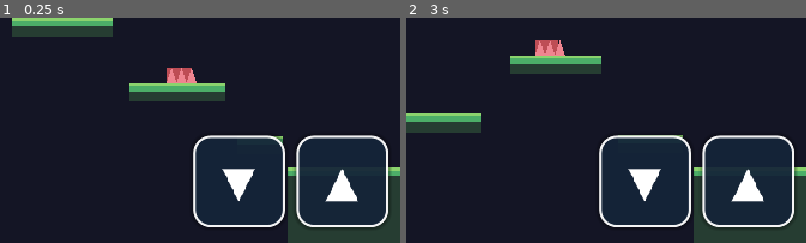
Above: before the commit, frames 1-2 (left to right).
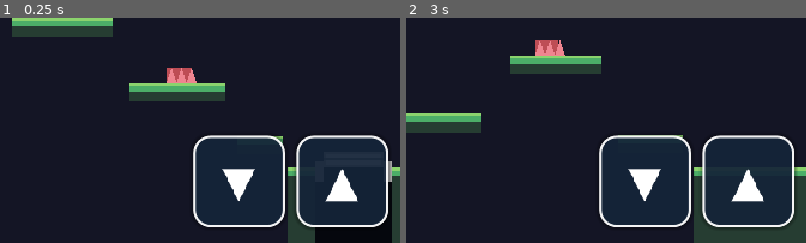
Above: after the commit, the same moments.

Repository: eldinhamzic/ragebox
Game: Godot game, scene res://scenes/blocks/block05/Level06.tscn
The game is run twice, just before and just after one commit, with the same random seed, the same clock (stepped at 60 frames per second) and the same inputs. This scene is started directly instead of the project's main scene.
Inputs:
- Up to frame 1 (0.25 s): no input
- Up to frame 2 (3 s): click "RESTART" at 0.5 s; click "RESTART" at 1.25 s; click "RESTART" at 2 s; click "← PREV" at 2.75 s
The pictures show only the part of the screen within x 50-100%, y 50-100%; the shares and areas given below are measured in that part.

The runs differ from the first frame. In frame 1, 1.7% of the frame differs, in the area x 78-98%, y 63-100%; in frame 2, nothing differs.

Commit message:
feat: add final lift to block 5

Diff:
--- a/games/troll-run/scenes/blocks/block05/Level06.tscn
+++ b/games/troll-run/scenes/blocks/block05/Level06.tscn
@@ -1,7 +1,9 @@
-[gd_scene load_steps=3 format=3]
+[gd_scene load_steps=4 format=3]
 
 [ext_resource type="Script" path="res://scripts/blocks/extra_levels.gd" id="1"]
 [ext_resource type="PackedScene" path="res://scenes/player/Player.tscn" id="2"]
+
+[ext_resource type="PackedScene" path="res://scenes/props/IndoorLift.tscn" id="3"]
 
 [node name="Level06" type="Node2D"]
 script = ExtResource("1")
@@ -11,3 +13,7 @@
 
 [node name="Player" parent="." instance=ExtResource("2")]
 position = Vector2(34, 450)
+
+[node name="ExitLift" parent="." instance=ExtResource("3")]
+position = Vector2(900, 450)
+indoor_style = true
